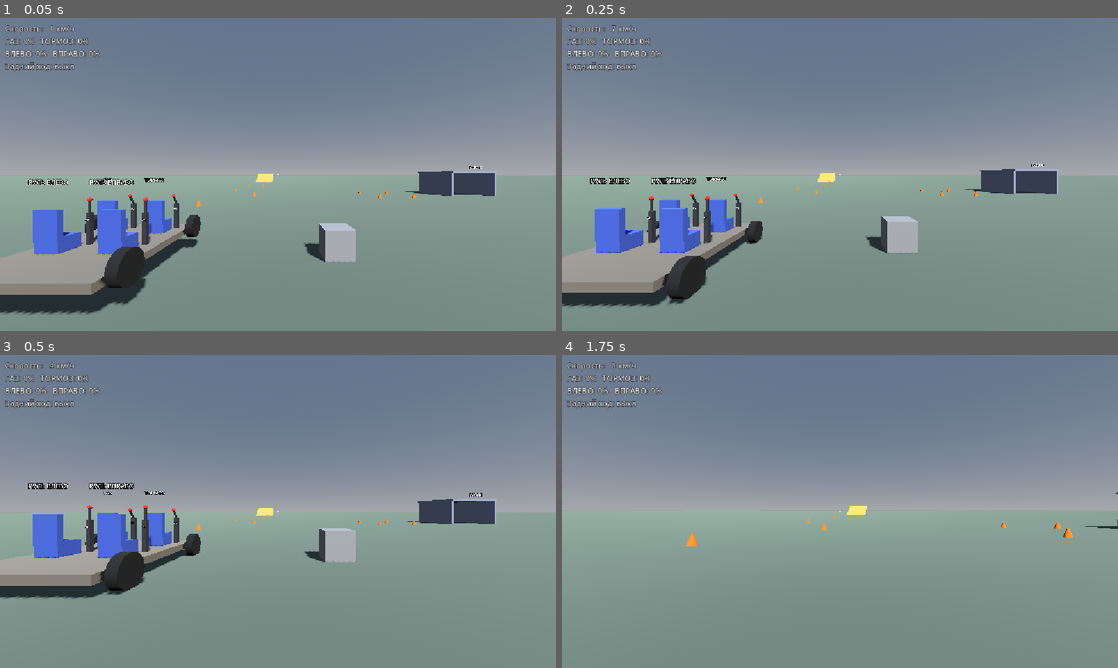
Above: before the commit, frames 1-4 (two rows, left to right).
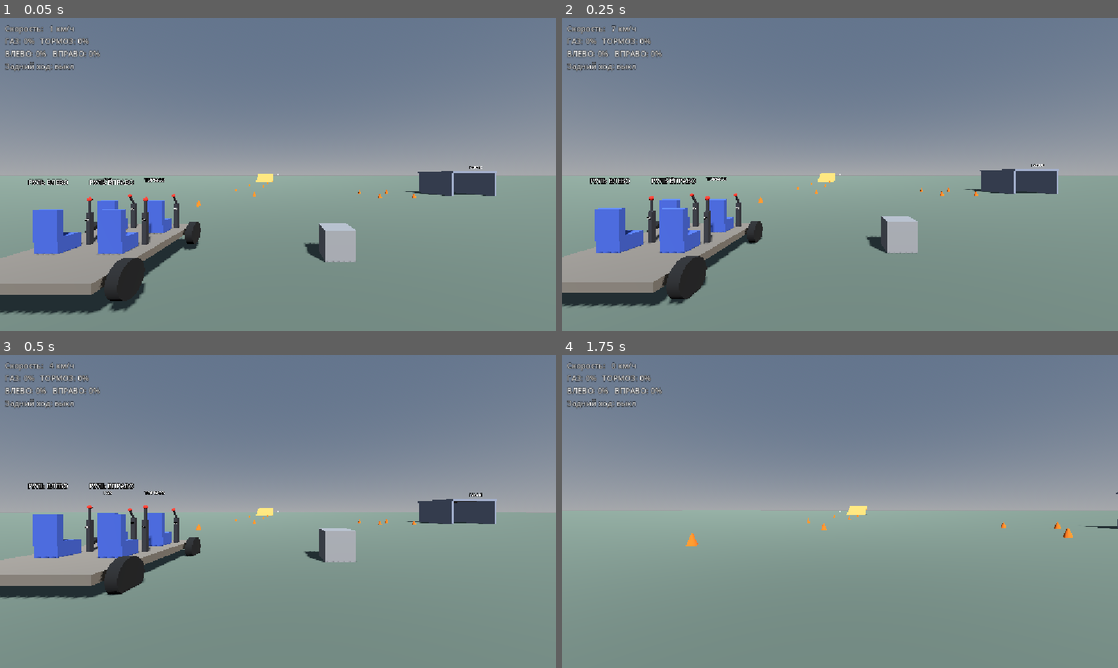
Above: after the commit, the same moments.

Repository: Sparrow-Ran/autobrigade
Game: Godot game, scene res://scenes/levels/test_level.tscn
Same seed, same stepped clock (60 frames per second), same inputs: the game is played once before the commit and once after it. This scene is started directly instead of the project's main scene.
Inputs (mouse positions are in pixels of both pictures, inside the frame that each line leads up to):
- Up to frame 1 (0.05 s): no input
- Up to frame 2 (0.25 s): no input
- Up to frame 3 (0.5 s): no input
- Up to frame 4 (1.75 s): move the mouse to (867, 511) at 0.52 s; hold H (horn) 0.53-1.28 s; hold W (move_forward) from 0.53 s (still down); click (867, 511) at 0.67 s; tap Space (jump) at 0.77, 1.52 s; move the mouse to (812, 511) at 1.27 s; tap E (interact) at 1.35 s

The runs differ from the first frame. In frame 1, 0.7% of the frame differs, in the area x 15-37%, y 62-94%; in frame 2, less than 0.1%; in frame 3, 0.2%; in frame 4, nothing differs.

Commit message:
Data-driven wheel visuals, interpolation-aware passenger glue
- Wheels: meshes removed from VehicleWheel3D (host-only physics); visible
  wheels are separate unsynced nodes — every peer derives steer from lever
  values and spin from body motion. Fixes wheels vanishing / left behind
  on clients (frozen vehicle overwrote synced wheel transforms with
  garbage suspension state on every sync teleport)
- Passenger glue (seated + riding observers) now uses
  get_global_transform_interpolated(), and glued players opt out of their
  own interpolation — fixes passengers wobbling against the van at speed
- CLAUDE.md: physics interpolation rules, wheel visuals architecture

Co-Authored-By: Claude Fable 5 <noreply@anthropic.com>

Diff:
--- a/project.godot
+++ b/project.godot
@@ -79,9 +79,9 @@
 
 [physics]
 
+common/physics_jitter_fix=0.0
 3d/physics_engine="Jolt Physics"
 common/physics_interpolation=true
-common/physics_jitter_fix=0.0
 
 [rendering]
 
--- a/scenes/levels/cone.gd
+++ b/scenes/levels/cone.gd
@@ -5,3 +5,6 @@
 func _ready() -> void:
 	if not multiplayer.is_server():
 		freeze = true
+		# Positioned by the synchronizer between physics ticks; interpolation
+		# would render it stuck at stale snapshots.
+		physics_interpolation_mode = Node.PHYSICS_INTERPOLATION_MODE_OFF
--- a/scenes/player/player.gd
+++ b/scenes/player/player.gd
@@ -79,6 +79,9 @@
 		add_child(hud)
 	else:
 		player_camera.current = false
+		# Remote players are positioned by the synchronizer between physics ticks;
+		# physics interpolation would render them stuck at stale snapshots.
+		physics_interpolation_mode = Node.PHYSICS_INTERPOLATION_MODE_OFF
 
 
 func get_display_name() -> String:
@@ -265,6 +268,8 @@
 	_carry_van = null
 	_van_frame_velocity = Vector3.ZERO
 	on_van = false
+	# While glued per-frame in _process, own interpolation must not second-guess it.
+	physics_interpolation_mode = Node.PHYSICS_INTERPOLATION_MODE_OFF
 	global_transform = seat.sit_point.global_transform
 	reset_physics_interpolation()
 
@@ -276,6 +281,8 @@
 	global_transform = exit_transform
 	reset_physics_interpolation()
 	if is_multiplayer_authority():
+		# Back to normal physics-driven motion; remote players stay opted out.
+		physics_interpolation_mode = Node.PHYSICS_INTERPOLATION_MODE_INHERIT
 		player_camera.current = true
 
 
@@ -283,14 +290,17 @@
 	# Network poll applies incoming sync at the start of the frame, before _process.
 	# Re-gluing here guarantees the locally derived pose always wins over the
 	# (laggy) synced world transform — on every peer, every frame.
+	# INTERPOLATED van pose, not the physics one: the van renders interpolated,
+	# and gluing to its physics pose makes passengers wobble against the body.
 	if current_seat != null:
-		global_transform = current_seat.sit_point.global_transform
+		global_transform = current_seat.sit_point.get_global_transform_interpolated()
 	elif on_van and not is_multiplayer_authority():
 		# Remote passenger on the van bed: rebuild the pose from OUR local van.
 		var van: Node3D = get_tree().get_first_node_in_group("van")
 		if van != null:
-			global_position = van.global_transform * van_local_pos
-			rotation.y = van.rotation.y + van_local_yaw
+			var van_xf := van.get_global_transform_interpolated()
+			global_position = van_xf * van_local_pos
+			rotation.y = van_xf.basis.get_euler().y + van_local_yaw
 
 
 ## Text for the HUD prompt under the crosshair.
--- a/scenes/van/van.gd
+++ b/scenes/van/van.gd
@@ -23,11 +23,19 @@
 @onready var seat_brake: Seat = $SeatBrake
 @onready var seat_steer_left: Seat = $SeatSteerLeft
 @onready var seat_steer_right: Seat = $SeatSteerRight
+## Visual wheel radius, matches the physics wheels; used for spin speed.
+const WHEEL_VISUAL_RADIUS := 0.4
+
 @onready var reverse_switch: ToggleSwitch = $SeatBrake/ReverseSwitch
 @onready var horn_player: AudioStreamPlayer3D = $HornPlayer
 @onready var engine_player: AudioStreamPlayer3D = $EnginePlayer
+# First two are the steering (front) pair.
+@onready var wheel_visuals: Array[Node3D] = [
+	$WheelFLVisual, $WheelFRVisual, $WheelRLVisual, $WheelRRVisual
+]
 
-var _prev_sound_pos := Vector3.ZERO
+var _prev_frame_pos := Vector3.ZERO
+var _wheel_spin: float = 0.0
 
 
 func _ready() -> void:
@@ -35,7 +43,7 @@
 	horn_player.stream = _make_horn_stream()
 	engine_player.stream = _make_engine_stream()
 	engine_player.play()
-	_prev_sound_pos = global_position
+	_prev_frame_pos = global_position
 	# Van physics runs only on the host; clients receive the synced transform.
 	if not multiplayer.is_server():
 		freeze = true
@@ -43,12 +51,18 @@
 
 
 func _process(delta: float) -> void:
-	# Engine sound runs locally on every peer: gas value is synced, and speed is
-	# derived from position so it works on clients (frozen body, zero velocity).
-	var speed_kmh := clampf(
-		(global_position - _prev_sound_pos).length() / maxf(delta, 0.0001) * 3.6, 0.0, 150.0
-	)
-	_prev_sound_pos = global_position
+	# Sound and wheel visuals run locally on every peer from the same data:
+	# synced lever values + motion derived from position (works on clients,
+	# where the frozen body has zero physics velocity).
+	var displacement := global_position - _prev_frame_pos
+	_prev_frame_pos = global_position
+	var safe_delta := maxf(delta, 0.0001)
+	var speed_kmh := clampf(displacement.length() / safe_delta * 3.6, 0.0, 150.0)
+	_update_engine_sound(speed_kmh, delta)
+	_update_wheel_visuals(displacement, safe_delta, speed_kmh)
+
+
+func _update_engine_sound(speed_kmh: float, delta: float) -> void:
 	var gas := seat_gas.lever.value
 	var target_pitch := (
 		engine_idle_pitch + gas * engine_pitch_per_throttle + speed_kmh * engine_pitch_per_kmh
@@ -56,6 +70,21 @@
 	var smoothing := 1.0 - exp(-6.0 * delta)
 	engine_player.pitch_scale = lerpf(engine_player.pitch_scale, target_pitch, smoothing)
 	engine_player.volume_db = lerpf(-35.0, -25.0, clampf(gas + speed_kmh / 100.0, 0.0, 1.0))
+
+
+## Wheels are pure visuals driven by slot data, not synced physics nodes:
+## every peer computes identical spin/steer, and the frozen client vehicle
+## can't overwrite them with garbage suspension state.
+func _update_wheel_visuals(displacement: Vector3, delta: float, speed_kmh: float) -> void:
+	var forward_speed := displacement.dot(-global_transform.basis.z) / delta
+	_wheel_spin = wrapf(_wheel_spin + forward_speed / WHEEL_VISUAL_RADIUS * delta, -TAU, TAU)
+	var steer_scale := steer_falloff_kmh / (steer_falloff_kmh + speed_kmh)
+	var steer := (
+		(seat_steer_left.lever.value - seat_steer_right.lever.value) * max_steer_rad * steer_scale
+	)
+	for i in wheel_visuals.size():
+		wheel_visuals[i].rotation.y = steer if i < 2 else 0.0
+		(wheel_visuals[i].get_node("Spinner") as Node3D).rotation.x = -_wheel_spin
 
 
 func _physics_process(_delta: float) -> void:
--- a/scenes/van/van.tscn
+++ b/scenes/van/van.tscn
@@ -11,18 +11,6 @@
 properties/1/path = NodePath(".:rotation")
 properties/1/spawn = true
 properties/1/replication_mode = 1
-properties/2/path = NodePath("WheelFL:rotation")
-properties/2/spawn = true
-properties/2/replication_mode = 1
-properties/3/path = NodePath("WheelFR:rotation")
-properties/3/spawn = true
-properties/3/replication_mode = 1
-properties/4/path = NodePath("WheelRL:rotation")
-properties/4/spawn = true
-properties/4/replication_mode = 1
-properties/5/path = NodePath("WheelRR:rotation")
-properties/5/spawn = true
-properties/5/replication_mode = 1
 
 [sub_resource type="BoxShape3D" id="BoxShape3D_floor"]
 size = Vector3(3.2, 0.2, 4.6)
@@ -64,11 +52,6 @@
 suspension_travel = 0.3
 suspension_max_force = 10000.0
 
-[node name="WheelFLMesh" type="MeshInstance3D" parent="WheelFL"]
-transform = Transform3D(0, -1, 0, 1, 0, 0, 0, 0, 1, 0, 0, 0)
-mesh = SubResource("CylinderMesh_wheel")
-surface_material_override/0 = SubResource("StandardMaterial3D_wheel")
-
 [node name="WheelFR" type="VehicleWheel3D" parent="."]
 transform = Transform3D(1, 0, 0, 0, 1, 0, 0, 0, 1, 1.8, 0.15, -1.7)
 use_as_steering = true
@@ -78,11 +61,6 @@
 suspension_stiffness = 50.0
 suspension_travel = 0.3
 suspension_max_force = 10000.0
-
-[node name="WheelFRMesh" type="MeshInstance3D" parent="WheelFR"]
-transform = Transform3D(0, -1, 0, 1, 0, 0, 0, 0, 1, 0, 0, 0)
-mesh = SubResource("CylinderMesh_wheel")
-surface_material_override/0 = SubResource("StandardMaterial3D_wheel")
 
 [node name="WheelRL" type="VehicleWheel3D" parent="."]
 transform = Transform3D(1, 0, 0, 0, 1, 0, 0, 0, 1, -1.8, 0.15, 1.7)
@@ -94,11 +72,6 @@
 suspension_travel = 0.3
 suspension_max_force = 10000.0
 
-[node name="WheelRLMesh" type="MeshInstance3D" parent="WheelRL"]
-transform = Transform3D(0, -1, 0, 1, 0, 0, 0, 0, 1, 0, 0, 0)
-mesh = SubResource("CylinderMesh_wheel")
-surface_material_override/0 = SubResource("StandardMaterial3D_wheel")
-
 [node name="WheelRR" type="VehicleWheel3D" parent="."]
 transform = Transform3D(1, 0, 0, 0, 1, 0, 0, 0, 1, 1.8, 0.15, 1.7)
 use_as_traction = true
@@ -109,7 +82,42 @@
 suspension_travel = 0.3
 suspension_max_force = 10000.0
 
-[node name="WheelRRMesh" type="MeshInstance3D" parent="WheelRR"]
+[node name="WheelFLVisual" type="Node3D" parent="."]
+transform = Transform3D(1, 0, 0, 0, 1, 0, 0, 0, 1, -1.8, -0.1, -1.7)
+
+[node name="Spinner" type="Node3D" parent="WheelFLVisual"]
+
+[node name="Mesh" type="MeshInstance3D" parent="WheelFLVisual/Spinner"]
+transform = Transform3D(0, -1, 0, 1, 0, 0, 0, 0, 1, 0, 0, 0)
+mesh = SubResource("CylinderMesh_wheel")
+surface_material_override/0 = SubResource("StandardMaterial3D_wheel")
+
+[node name="WheelFRVisual" type="Node3D" parent="."]
+transform = Transform3D(1, 0, 0, 0, 1, 0, 0, 0, 1, 1.8, -0.1, -1.7)
+
+[node name="Spinner" type="Node3D" parent="WheelFRVisual"]
+
+[node name="Mesh" type="MeshInstance3D" parent="WheelFRVisual/Spinner"]
+transform = Transform3D(0, -1, 0, 1, 0, 0, 0, 0, 1, 0, 0, 0)
+mesh = SubResource("CylinderMesh_wheel")
+surface_material_override/0 = SubResource("StandardMaterial3D_wheel")
+
+[node name="WheelRLVisual" type="Node3D" parent="."]
+transform = Transform3D(1, 0, 0, 0, 1, 0, 0, 0, 1, -1.8, -0.1, 1.7)
+
+[node name="Spinner" type="Node3D" parent="WheelRLVisual"]
+
+[node name="Mesh" type="MeshInstance3D" parent="WheelRLVisual/Spinner"]
+transform = Transform3D(0, -1, 0, 1, 0, 0, 0, 0, 1, 0, 0, 0)
+mesh = SubResource("CylinderMesh_wheel")
+surface_material_override/0 = SubResource("StandardMaterial3D_wheel")
+
+[node name="WheelRRVisual" type="Node3D" parent="."]
+transform = Transform3D(1, 0, 0, 0, 1, 0, 0, 0, 1, 1.8, -0.1, 1.7)
+
+[node name="Spinner" type="Node3D" parent="WheelRRVisual"]
+
+[node name="Mesh" type="MeshInstance3D" parent="WheelRRVisual/Spinner"]
 transform = Transform3D(0, -1, 0, 1, 0, 0, 0, 0, 1, 0, 0, 0)
 mesh = SubResource("CylinderMesh_wheel")
 surface_material_override/0 = SubResource("StandardMaterial3D_wheel")
Not shown, changed: CLAUDE.md
